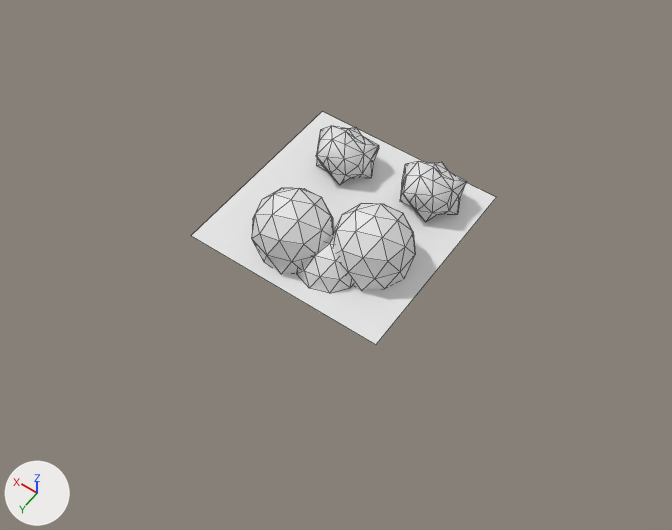
The Blender file Blender/garden_tile.blend: old version first, new version second.
The view is the same before and after, from a 50 mm lens placed at (-3.18, 4.61, 6.44), pointed at (-0.33, 0.62, 0.17). Lighting does not change. The marker at lower left points along +X, +Y and +Z. Mesh edges are drawn as thin lines. Materials are left out; every surface is plain grey.
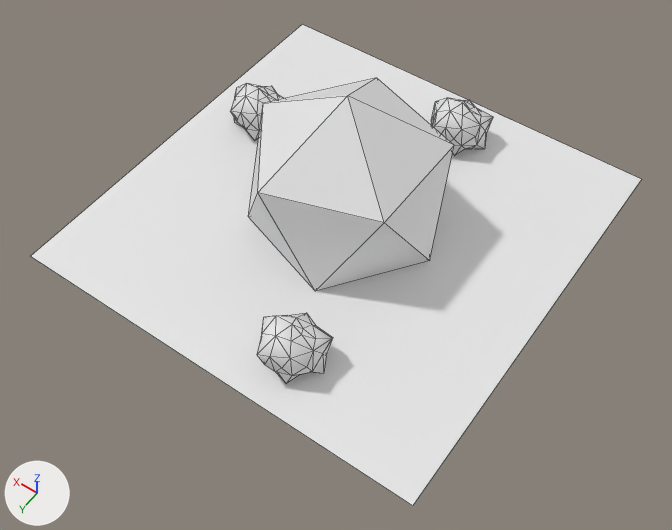
Where the change shows, as pixel boxes [x1, y1, x2, y2] in the pictures (672 x 530 px; the box of a moved part takes in the faces that stretch with it):
'Plane.001', added
    after: [31, 24, 641, 506]
'Icosphere', reshaped, moved, rescaled
    before: [297, 235, 353, 293]
    after: [248, 78, 454, 291]
'Plane', no longer drawn
    before: [191, 112, 496, 345]
'Icosphere.001', reshaped, moved, rescaled (23% narrower, 31% shorter)
    before: [252, 188, 333, 273]
    after: [431, 98, 493, 156]
'Icosphere.003', moved
    before: [400, 161, 467, 222]
    after: [257, 313, 333, 384]
'Icosphere.002', deleted
    before: [333, 203, 415, 290]
'Icosphere.005', moved
    before: [316, 126, 379, 185]
    after: [230, 83, 285, 140]
part 1 of me_icosphere_003, moved or reshaped
    before: [252, 188, 333, 273]
    after: [431, 98, 493, 156]

Patch to the scene script:
```diff
--- a/Blender/garden_tile.blend.py
+++ b/Blender/garden_tile.blend.py
@@ me_icosphere_003 @@
 # used by ob_icosphere_001; location = (0.102, 0.607, 0.0); scale = (0.371, 0.371, 0.371)
-me_icosphere_003.from_pydata(...)  # 42 vertices, 80 faces; spans x -0.72..1.18, y -1.17..0.83, z -0.04..1.61
+me_icosphere_003.from_pydata(...)  # 49 vertices, 94 faces; spans x -0.88..1.09, y -0.8..1.15, z -0.07..1.54
+# me_icosphere_003 part 1: the whole mesh is rebuilt
+# me_icosphere_003 part 2: the surface is now shaded smooth
@@ me_icosphere_001 @@
 # used by ob_icosphere; location = (-0.211, 0.55, 0.0); scale = (0.3, 0.3, 0.3)
-me_icosphere_001.from_pydata(...)  # 26 vertices, 40 faces; spans x -0.95..0.95, y -1.0..1.0, z 0.0..1.0
+me_icosphere_001.from_pydata(...)  # 12 vertices, 20 faces; spans x -1.03..0.76, y -0.79..0.91, z 0.0..1.45
+# me_icosphere_001 part 3: the whole mesh is rebuilt
@@ me_plane_005 @@
+me_plane_005.from_pydata([], [], [])
@@ ob_icosphere_003 @@
 ob_icosphere_003 = bpy.data.objects.new('Icosphere.003', me_icosphere_007)
-ob_icosphere_003.location = (-0.56, -0.613, 0.0)
+ob_icosphere_003.location = (-0.56, 1.459, 0.0)
 ob_icosphere_003.scale = (0.298, 0.298, 0.298)
@@ ob_icosphere_002 @@
-ob_icosphere_002 = bpy.data.objects.new('Icosphere.002', me_icosphere_006)
-ob_icosphere_002.location = (-0.569, 0.35, 0.0)
-ob_icosphere_002.scale = (0.371, 0.371, 0.371)
@@ ob_icosphere_001 @@
 ob_icosphere_001 = bpy.data.objects.new('Icosphere.001', me_icosphere_003)
-ob_icosphere_001.location = (0.102, 0.607, 0.0)
-ob_icosphere_001.scale = (0.371, 0.371, 0.371)
+ob_icosphere_001.location = (-0.34, -1.486, 0.0)
+ob_icosphere_001.scale = (0.298, 0.298, 0.298)
@@ ob_icosphere @@
 ob_icosphere = bpy.data.objects.new('Icosphere', me_icosphere_001)
-ob_icosphere.location = (-0.211, 0.55, 0.0)
-ob_icosphere.scale = (0.3, 0.3, 0.3)
+ob_icosphere.location = (0.131, -0.062, 0.0)
@@ ob_icosphere_005 @@
 ob_icosphere_005 = bpy.data.objects.new('Icosphere.005', me_icosphere_005)
-ob_icosphere_005.location = (0.342, -0.541, -0.012)
+ob_icosphere_005.location = (1.355, -0.541, -0.012)
 ob_icosphere_005.scale = (0.298, 0.298, 0.298)
@@ ob_plane @@
-ob_plane = bpy.data.objects.new('Plane', me_plane)
+ob_plane = bpy.data.objects.new('Plane', me_plane_005)
 ob_plane.location = (0.0, 0.0, 0.0)
@@ ob_plane_001 @@
+ob_plane_001 = bpy.data.objects.new('Plane.001', me_plane)
+ob_plane_001.location = (0.0, 0.0, 0.0)
+ob_plane_001.scale = (2.0, 2.0, 1.0)
```
